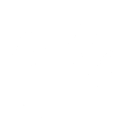
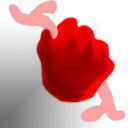
Before/after of a 128×128 layered artwork. What changed in the layer stack:
added layer "Layer 2 copy" above "Layer 1" over (3, 6, 116, 128)
added layer "Layer 1" above "Layer 3" over (7, 0, 127, 123)
added layer "Layer 3" above "red #1" over (0, 19, 105, 128)
hid "red #1" over (6, 3, 123, 124)
hid "red" over (11, 8, 123, 124)
